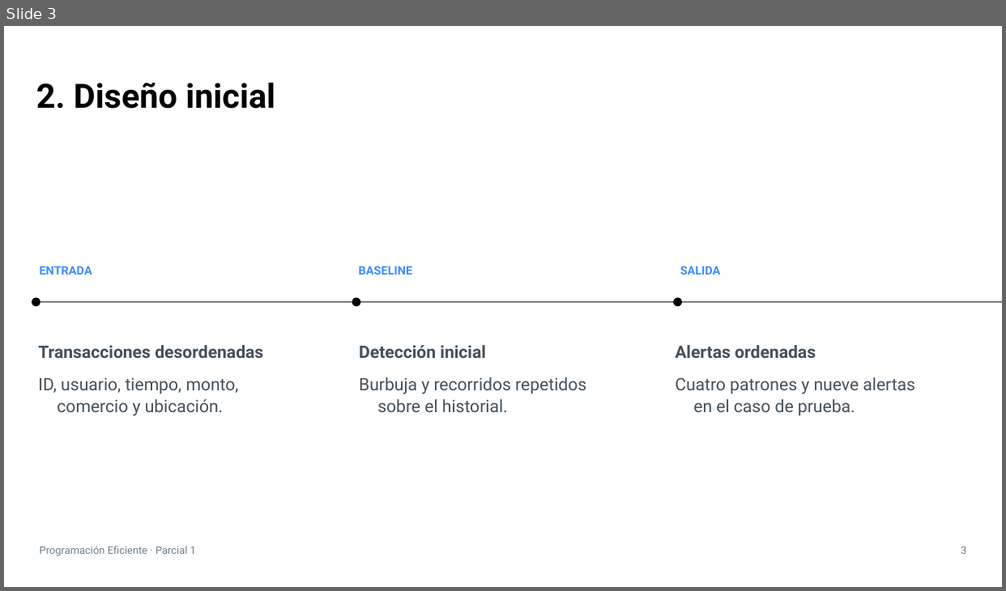
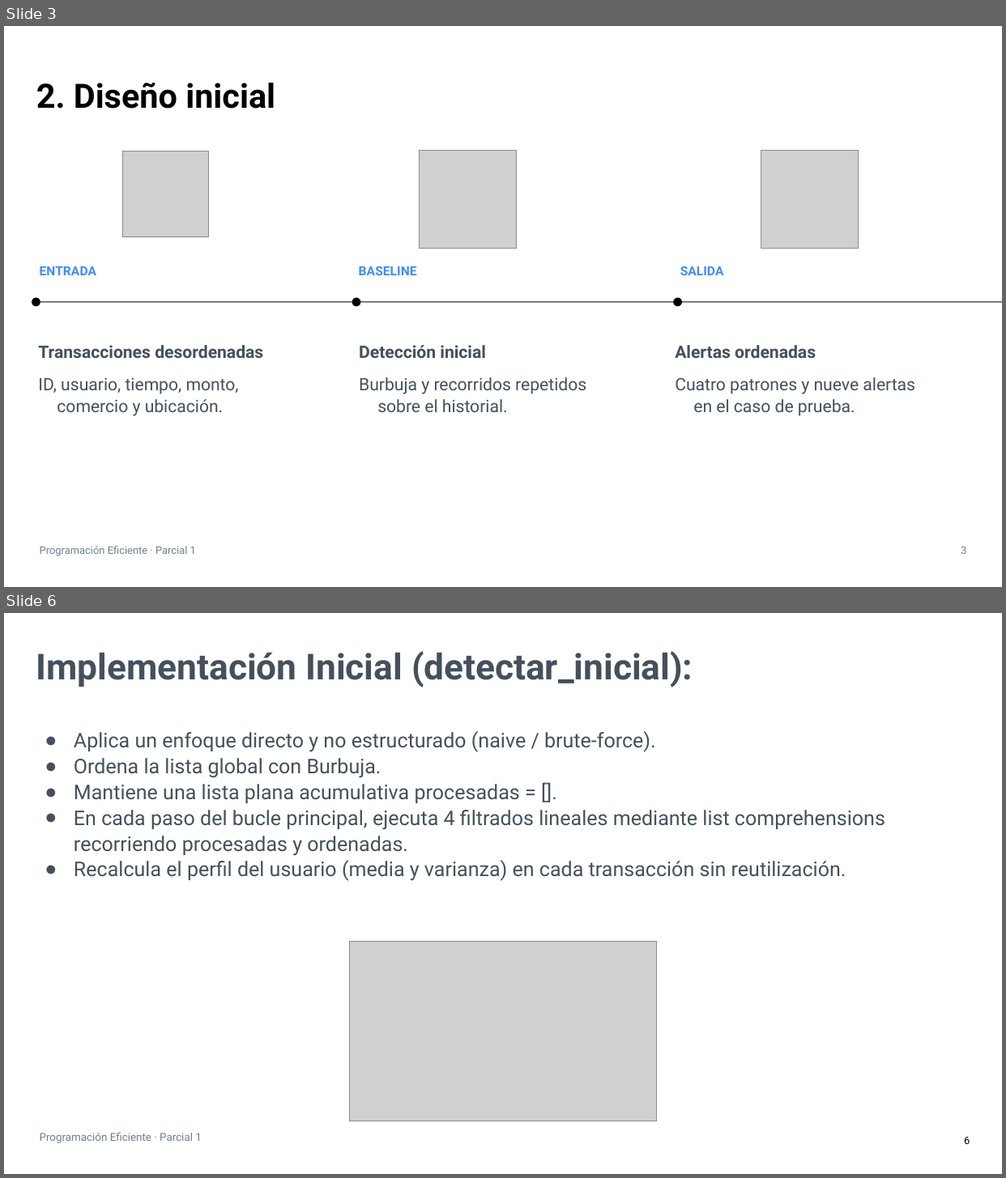
Before and after one commit to Alesso-Chiavarino/PE, a slide deck: parcial_1/presentacion/Parcial-1-Programacion-Eficiente.pptx. Shown one above the other, each under a label of ours: slide 3 before the commit, slides 3 and 6 after it; the slides between them are not shown. The pictures are 1006x591 and 1006x1178 pixels, drawn with LibreOffice and Linux fonts; fonts in the diff are those of the drawing; grey boxes stand for pictures. Boxes give left, top, right and bottom in pixels: in the first picture for what was removed or moved away, otherwise in the second. Text is boxed around its words. In the diff, an @@ line names an element or a change of style, - is before the commit and + after.

```diff
--- a/parcial_1/presentacion/Parcial-1-Programacion-Eficiente.pptx
+++ b/parcial_1/presentacion/Parcial-1-Programacion-Eficiente.pptx
@@ slide 6 added at <box>4,613,1002,1174</box>, background #FFFFFF @@
@@ title added at <box>36,651,692,688</box>, 34.5 pt, text #44515C, bold @@
+Implementación Inicial (detectar_inicial):
@@ text added at <box>74,731,885,881</box>, 19.5 pt, text #44515C @@
+● Aplica un enfoque directo y no estructurado (naive / brute-force).
+● Ordena la lista global con Burbuja.
+● Mantiene una lista plana acumulativa procesadas = [].
+● En cada paso del bucle principal, ejecuta 4 filtrados lineales mediante list comprehensions recorriendo procesadas y ordenadas.
+● Recalcula el perfil del usuario (media y varianza) en cada transacción sin reutilización.
@@ picture added at <box>349,942,657,1122</box> @@
@@ text added at <box>40,1133,202,1144</box>, 10.5 pt, text #70808D @@
+Programación Eficiente · Parcial 1
@@ page number added at <box>964,1137,970,1144</box>, 10 pt, text #000000 @@
+6
@@ slide 3 changed as well @@
@@ picture added at <box>123,151,209,237</box> @@
@@ picture added at <box>419,150,516,248</box> @@
@@ picture added at <box>761,150,859,248</box> @@
@@ size 11.3 to 12.3 pt; less space between paragraphs in 3 elements at <box>40,267,96,275</box>, <box>359,266,417,275</box>, <box>680,266,724,275</box> @@
```
Also in this commit, not shown: 11 other slides changed, 9 other slides added, 1 other file.
